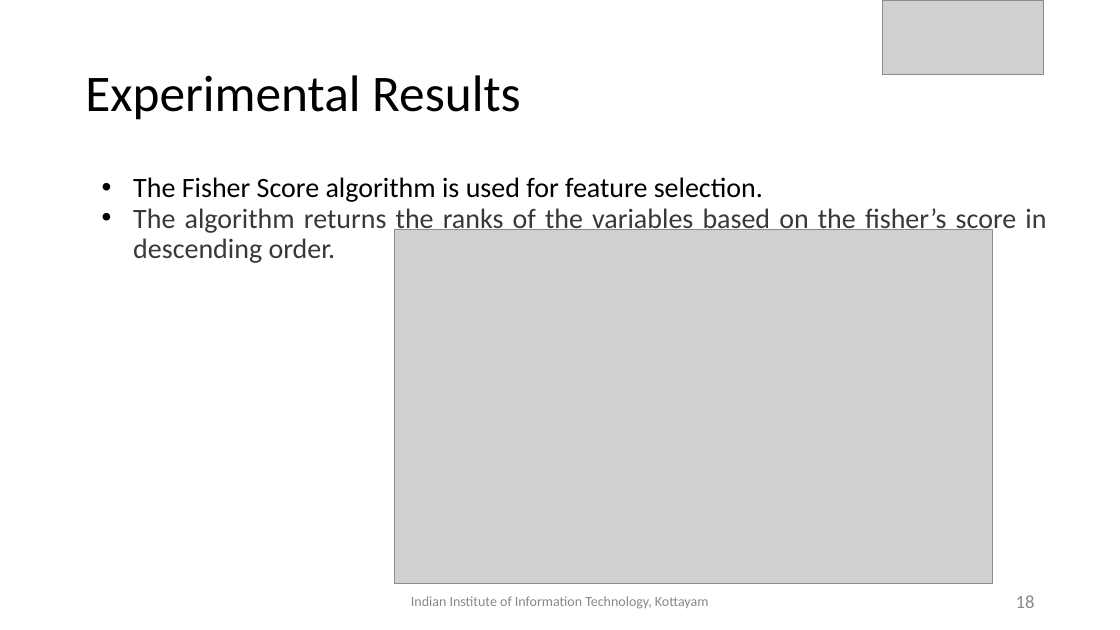
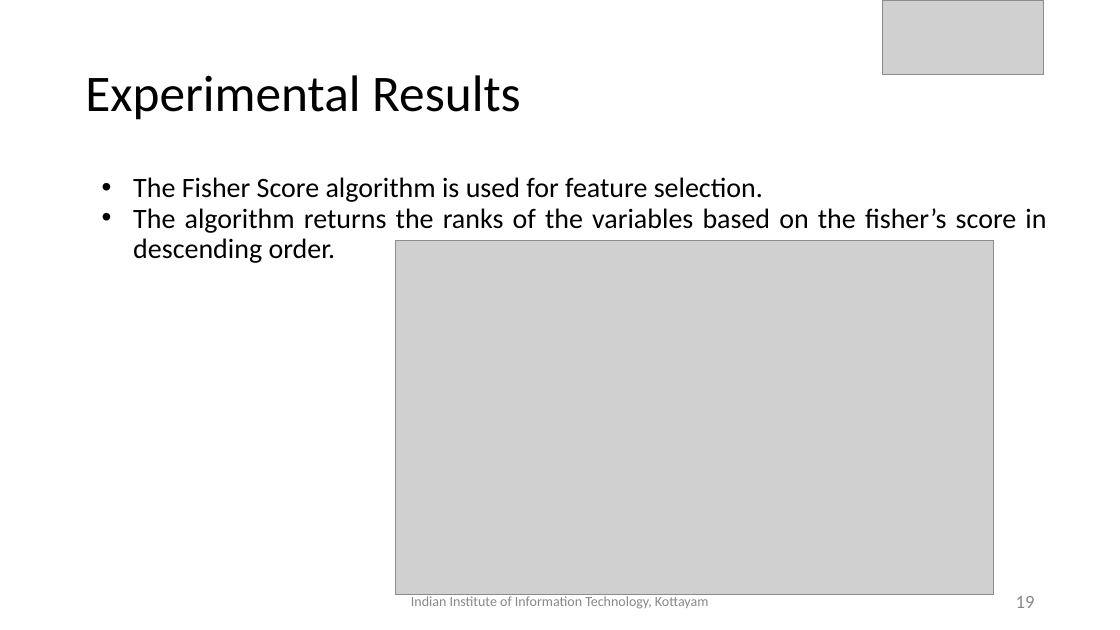
Before and after one commit to tharun-vemula/btp, a slide deck: slide 19 of presentations/BTP_Review_4_38.pptx (slide 18 before the commit). Drawn at 1120x630 pixels with LibreOffice and Linux fonts; fonts in the diff are those of the drawing; grey boxes stand for pictures. Boxes give left, top, right and bottom in pixels: in the first picture for what was removed or moved away, otherwise in the second. Text is boxed around its words. In the diff, an @@ line names an element or a change of style, - is before the commit and + after.

```diff
--- a/presentations/BTP_Review_4_38.pptx
+++ b/presentations/BTP_Review_4_38.pptx
@@ text at bbox=[133, 208, 1046, 263]: text colour #383838 to #000000 in "The algorithm returns the ranks of the ..." @@
@@ picture: place and size @@
-picture at bbox=[395, 229, 993, 584]
+picture at bbox=[396, 240, 994, 595]
@@ page number at bbox=[1016, 596, 1035, 608]: text changed @@
-18
+19
```
Also in this commit, not shown: 3 other slides changed, 1 slide added.
